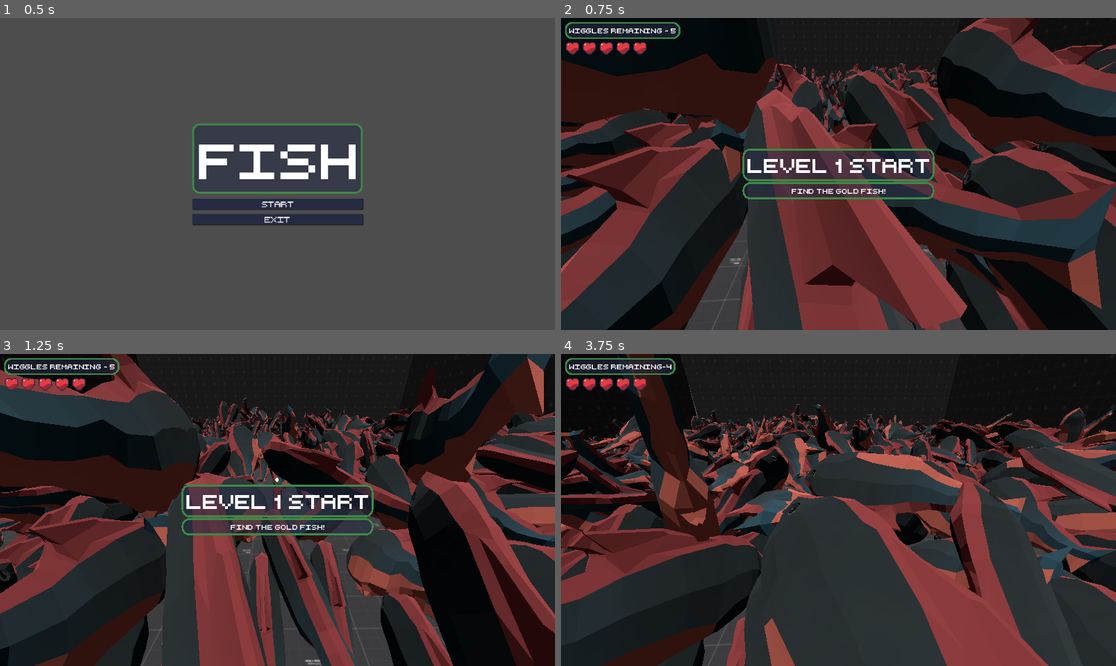
Above: before the commit, frames 1-4 (two rows, left to right).
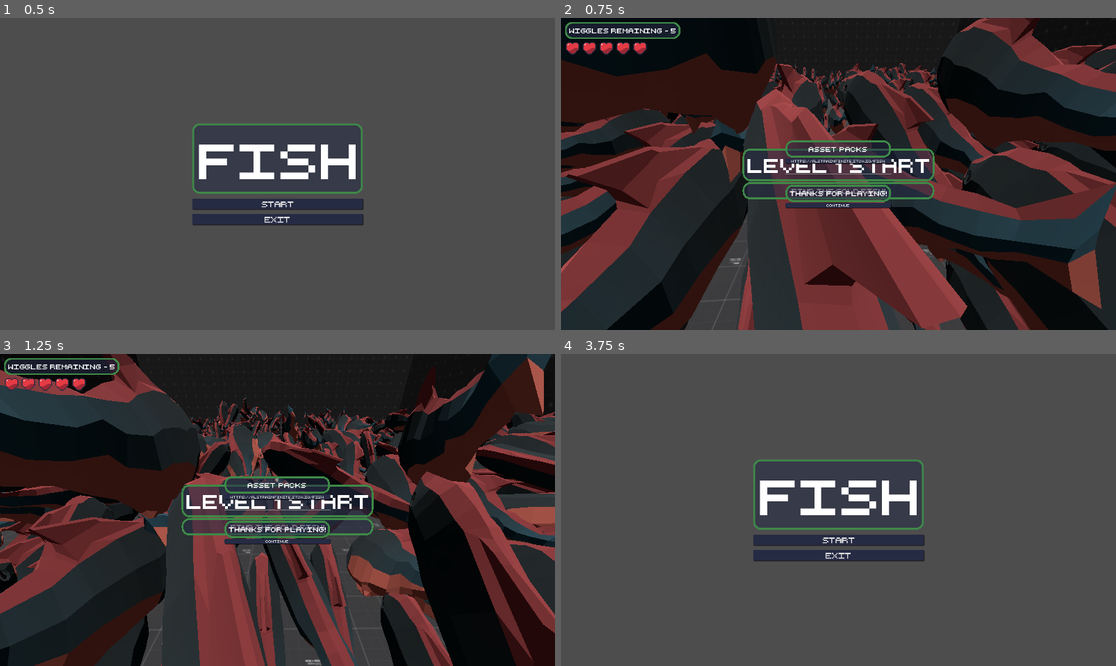
Above: after the commit, the same moments.

Repository: jamethy/fish-4
Game: Godot game, scene res://UI/main_menu.tscn
The game is run twice, just before and just after one commit, with the same random seed, the same clock (stepped at 60 frames per second) and the same inputs. Sound files missing from this copy of the repository are replaced by a short silence.
Inputs (mouse positions are in pixels of both pictures, inside the frame that each line leads up to):
- Up to frame 1 (0.5 s): no input
- Up to frame 2 (0.75 s): click "Start" at 0.5 s
- Up to frame 3 (1.25 s): no input
- Up to frame 4 (3.75 s): click (838, 541) at 1.25 s, where only the run after the commit has a clickable "Continue"; click (838, 541) at 2 s, where only the run after the commit has a clickable "Start"; click (838, 541) at 2.75 s, where only the run after the commit has a clickable "Continue"; tap Enter (ui_accept) at 3.5 s; move the mouse to (866, 510) at 3.52 s; hold W (Forward) from 3.53 s (still down); tap Q (Bubble) at 3.6 s

Frame 1 is identical in both runs. In frame 2, 2.2% of the frame differs, in the area x 40-60%, y 39-62%; in frame 3, 1.9%; in frame 4, 95%, in the area x 0-100%, y 0-100%.

Commit message:
feat: added asset packs to credits

Diff:
--- a/game.gd
+++ b/game.gd
@@ -34,7 +34,7 @@
 	if not scene:
 		$CanvasLayer/Loading.visible = false
 		$CanvasLayer/Credits.visible = true
-		$CanvasLayer/LevelCompleteMenu.visible = true
+		$CanvasLayer/LevelCompleteMenu.visible = false
 		return
 	var node = scene.instantiate()
 	node.name = "Level"
@@ -89,3 +89,7 @@
 
 func _on_exit_to_desktop_button_pressed():
 	get_tree().quit()
+
+
+func _on_alstrainfinite_fish_button_pressed():
+	OS.shell_open("https://alstrainfinite.itch.io/fish")
--- a/game.tscn
+++ b/game.tscn
@@ -39,6 +39,12 @@
 
 [node name="LevelCompleteMenu" parent="CanvasLayer" instance=ExtResource("4_wq1xh")]
 visible = false
+anchors_preset = 8
+anchor_top = 0.5
+anchor_bottom = 0.5
+offset_top = -50.0
+offset_bottom = 50.0
+grow_vertical = 2
 
 [node name="LevelStartDisplay" type="Control" parent="CanvasLayer"]
 visible = false
@@ -103,7 +109,6 @@
 text = "LOADING"
 
 [node name="Credits" type="Control" parent="CanvasLayer"]
-visible = false
 layout_mode = 3
 anchors_preset = 15
 anchor_right = 1.0
@@ -123,7 +128,20 @@
 [node name="VBoxContainer" type="VBoxContainer" parent="CanvasLayer/Credits/CenterContainer"]
 layout_mode = 2
 
-[node name="Label" type="Label" parent="CanvasLayer/Credits/CenterContainer/VBoxContainer"]
+[node name="AssetsLabel" type="Label" parent="CanvasLayer/Credits/CenterContainer/VBoxContainer"]
+layout_mode = 2
+text = "Asset Packs"
+horizontal_alignment = 1
+
+[node name="AlstrainfiniteFishButton" type="Button" parent="CanvasLayer/Credits/CenterContainer/VBoxContainer"]
+layout_mode = 2
+text = "https://alstrainfinite.itch.io/fish"
+
+[node name="HSeparator" type="HSeparator" parent="CanvasLayer/Credits/CenterContainer/VBoxContainer"]
+custom_minimum_size = Vector2(0, 40)
+layout_mode = 2
+
+[node name="ThanksForPlayingLabel" type="Label" parent="CanvasLayer/Credits/CenterContainer/VBoxContainer"]
 layout_mode = 2
 text = "Thanks for playing!"
 
@@ -135,4 +153,5 @@
 [connection signal="next_level_button_pressed" from="CanvasLayer/LevelCompleteMenu" to="." method="_on_level_complete_menu_next_level_button_pressed"]
 [connection signal="timeout" from="CanvasLayer/LevelStartDisplay/Timer" to="CanvasLayer/LevelStartDisplay" method="_on_timer_timeout"]
 [connection signal="back_to_game_pressed" from="CanvasLayer/InGameMenu" to="." method="_on_in_game_menu_back_to_game_pressed"]
+[connection signal="pressed" from="CanvasLayer/Credits/CenterContainer/VBoxContainer/AlstrainfiniteFishButton" to="." method="_on_alstrainfinite_fish_button_pressed"]
 [connection signal="pressed" from="CanvasLayer/Credits/CenterContainer/VBoxContainer/CreditsAcceptButton" to="." method="_on_exit_to_main_menu_button_pressed"]
